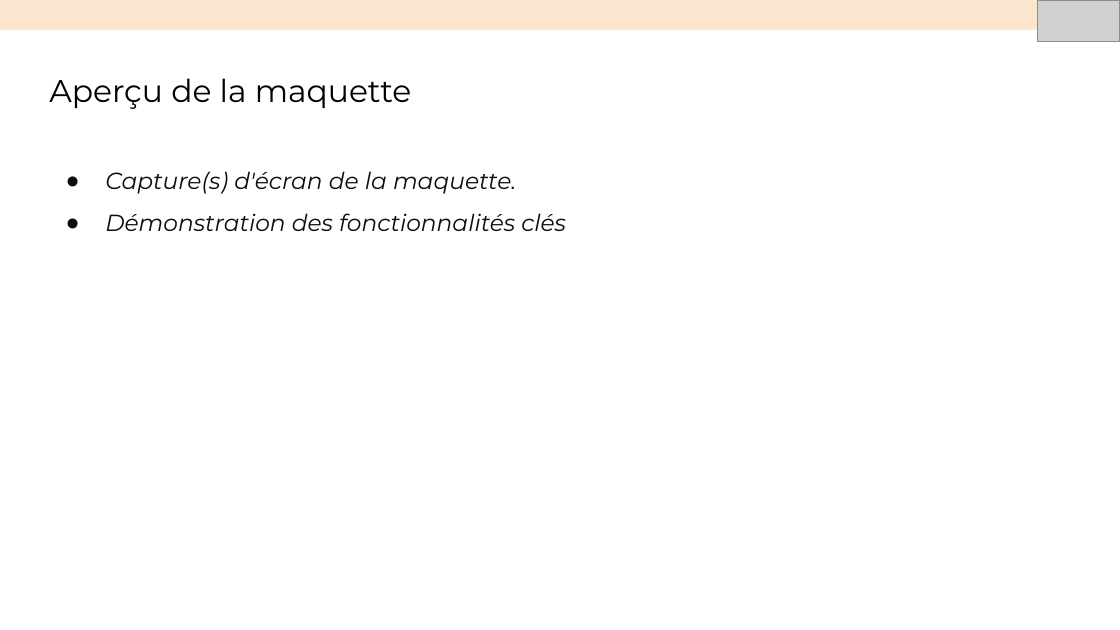
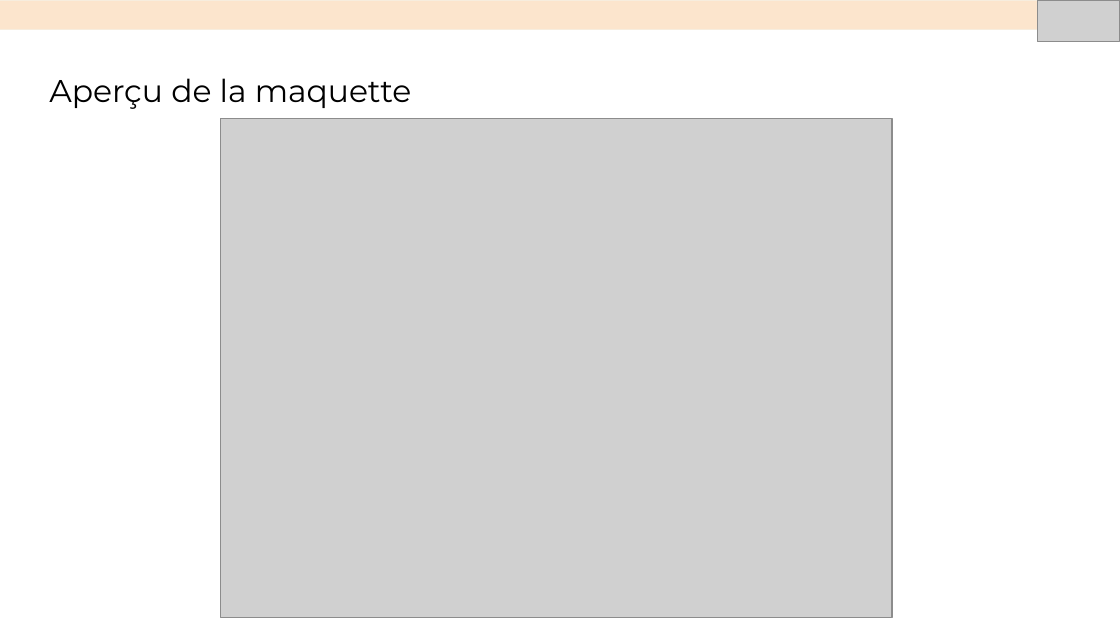
Before and after one commit to Buom01/oc-qwenta, a slide deck: slide 4 of Présenation Soufiane.odp. Drawn at 1120x630 pixels with LibreOffice and Linux fonts; fonts in the diff are those of the drawing; grey boxes stand for pictures. Boxes give left, top, right and bottom in pixels: in the first picture for what was removed or moved away, otherwise in the second. Text is boxed around its words. In the diff, an @@ line names an element or a change of style, - is before the commit and + after.

```diff
--- a/Présenation Soufiane.odp
+++ b/Présenation Soufiane.odp
@@ picture added at (221, 119, 893, 618) @@
@@ text removed at (105, 171, 566, 231) @@
-● Capture(s) d'écran de la maquette.
-● Démonstration des fonctionnalités clés
```
Also in this commit, not shown: 4 other slides changed, 5 slides added.
